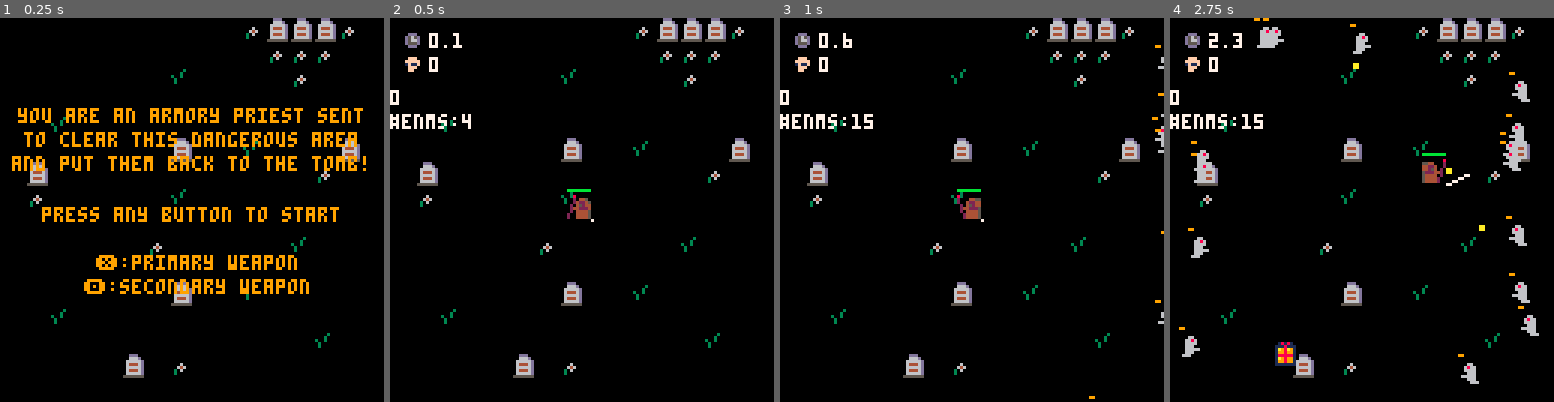
Above: before the commit, frames 1-4 (left to right).
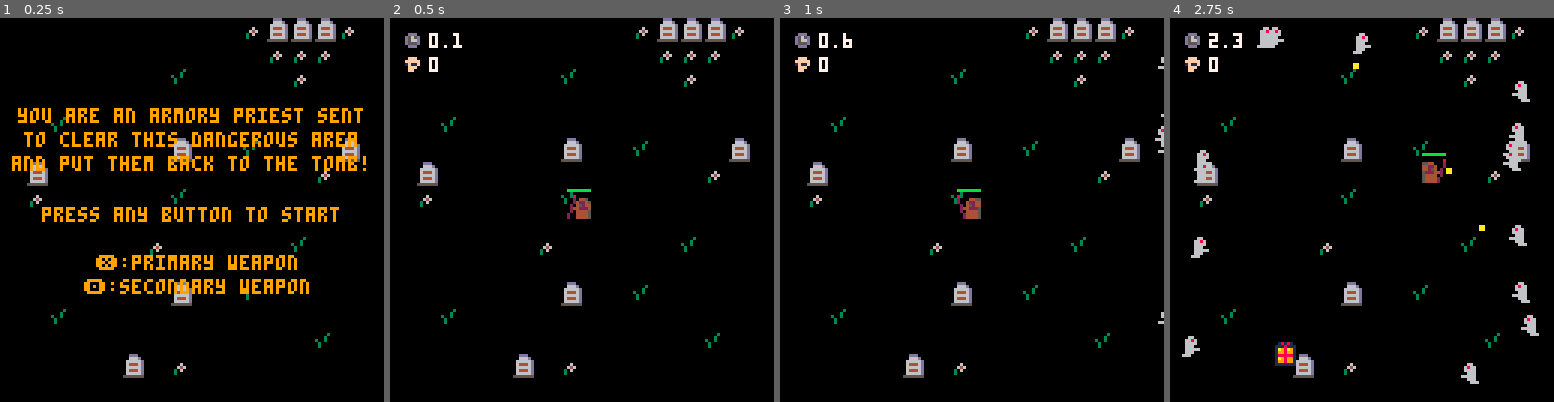
Above: after the commit, the same moments.

Repository: rangzen/armory
Game: PICO-8 cartridge armory.p8
Same seed, same stepped clock (60 frames per second), same inputs: the game is played once before the commit and once after it.
Inputs:
- Up to frame 1 (0.25 s): no input
- Up to frame 2 (0.5 s): tap X (X key) at 0.33 s
- Up to frame 3 (1 s): tap O (Z key) at 0.7 s
- Up to frame 4 (2.75 s): tap X (X key) at 1.07, 1.85 s; hold Right 1.6-2.1 s; tap O (Z key) at 1.7, 2.1, 2.5 s; hold Up 2.15-2.42 s; hold Right from 2.47 s (still down)

Frame 1 is identical in both runs. In frame 2, 0.5% of the frame differs, in the area x 0-54%, y 18-54%; in frame 3, 0.6%; in frame 4, 0.8%, in the area x 0-93%, y 0-89%.

Commit message:
add instant boom bonus

Diff:
--- a/bonus.lua
+++ b/bonus.lua
@@ -1,29 +1,39 @@
+instant_boom_radius = 32
+instant_boom_dmg = 3
+instant_boom_display_time = 0
+
 bonus_list = {
   {
     name = "fire rate",
     func = function()
-      if plr.mwp.cooldown > 1 then
-        plr.mwp.cooldown -= 1
-        debug("mwp.cooldown:" .. plr.mwp.cooldown)
-        new_tmp_msg("fire rate increased!")
-      else
-        new_tmp_msg("fire rate maxed out!")
-      end
+      plr.mwp.cooldown -= 1
+      debug("mwp.cooldown:" .. plr.mwp.cooldown)
+      new_tmp_msg("fire rate increased!")
+    end
+  },
+  {
+    name = "instant boom",
+    func = function()
+      sfx(1)
+      radius_damage_at(instant_boom_radius, instant_boom_dmg, plr.x, plr.y)
+      instant_boom_display_time = party_time + 1
+      new_tmp_msg("instant boom!")
     end
   }
 }
 
+function init_bonus()
+  instant_boom_display_time = 0
+end
+
 function add_bonus()
   if party_time % 60 == 0 then
-    rnd_index = flr(rnd(#bonus_list)) + 1
     add(
       bonus, {
         x = rnd(128),
-        y = rnd(128),
-        bonus = bonus_list[rnd_index]
+        y = rnd(128)
       }
     )
-    debug("added bonus:" .. bonus_list[rnd_index].name)
   end
 end
 
@@ -31,8 +41,7 @@
   for b in all(bonus) do
     -- is the player touching the bonus?
     if abs(plr.x - b.x) < 8 and abs(plr.y - b.y) < 8 then
-      -- apply the bonus
-      b.bonus.func()
+      rnd_bonus().func()
       -- remove the bonus
       del(bonus, b)
       -- play a sound
@@ -41,9 +50,31 @@
   end
 end
 
+function rnd_bonus()
+  -- create a temporary list of available bonus
+  local bl = {}
+  -- fire rate
+  if plr.mwp.cooldown > 1 then
+    add(bl, bonus_list[1])
+  end
+  -- instant boom
+  add(bl, bonus_list[2])
+
+  -- pick a random bonus
+  rnd_index = flr(rnd(#bl)) + 1
+
+  return bl[rnd_index]
+end
 
 function draw_bonus()
   for b in all(bonus) do
     spr(62, b.x - 4, b.y - 4)
   end
+
+  -- instant boom display
+  if instant_boom_display_time > party_time then
+    circfill(plr.x, plr.y, instant_boom_radius, 7)
+    circfill(plr.x, plr.y, instant_boom_radius/2, 9)
+    circfill(plr.x, plr.y, instant_boom_radius/4, 8)
+  end
 end
--- a/main.lua
+++ b/main.lua
@@ -1,4 +1,4 @@
-debug_enabled = true
+debug_enabled = false
 fps = 30
 
 function _init()
@@ -126,6 +126,7 @@
   -- mines
   mines = {}
   -- bonus
+  init_bonus()
   bonus = {}
   -- enemies
   enms = {}
--- a/weapons.lua
+++ b/weapons.lua
@@ -98,17 +98,21 @@
 function update_mines()
   for m in all(mines) do
     if party_time > m.ttl then
-      for e in all(enms) do
-        if sqrt((m.x - e.x) ^ 2 + (m.y - e.y) ^ 2) < m.radius then
-          e.l -= m.damage
-          if e.l <= 0 then
-            del(enms, e)
-            kills += 1
-          end
-        end
-      end
+      radius_damage_at(m.radius, m.damage, m.x, m.y)
       sfx(1)
       del(mines, m)
+    end
+  end
+end
+
+function radius_damage_at(r, dmg, x, y)
+  for e in all(enms) do
+    if sqrt((x - e.x) ^ 2 + (y - e.y) ^ 2) < r then
+      e.l -= dmg
+      if e.l <= 0 then
+        del(enms, e)
+        kills += 1
+      end
     end
   end
 end
